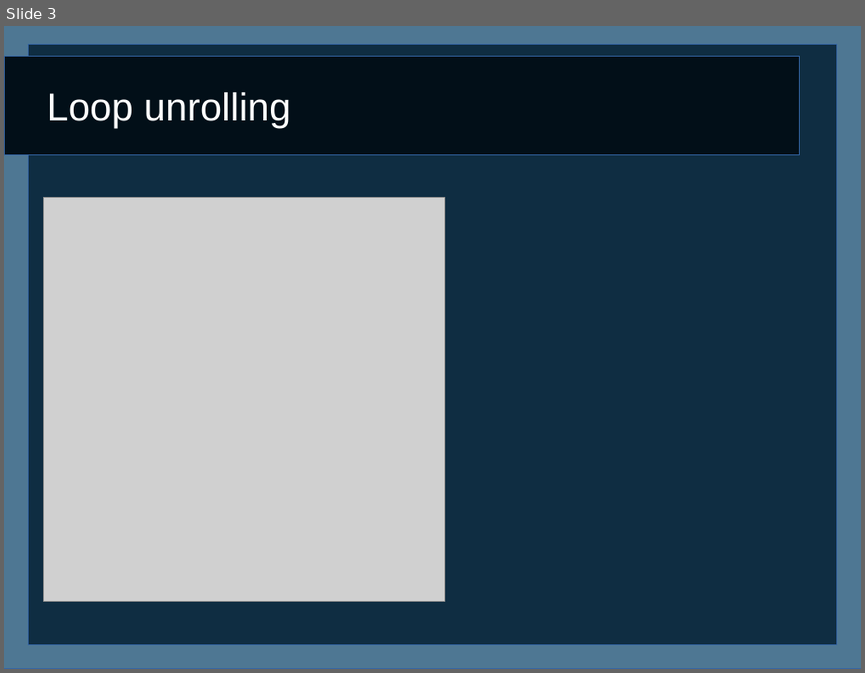
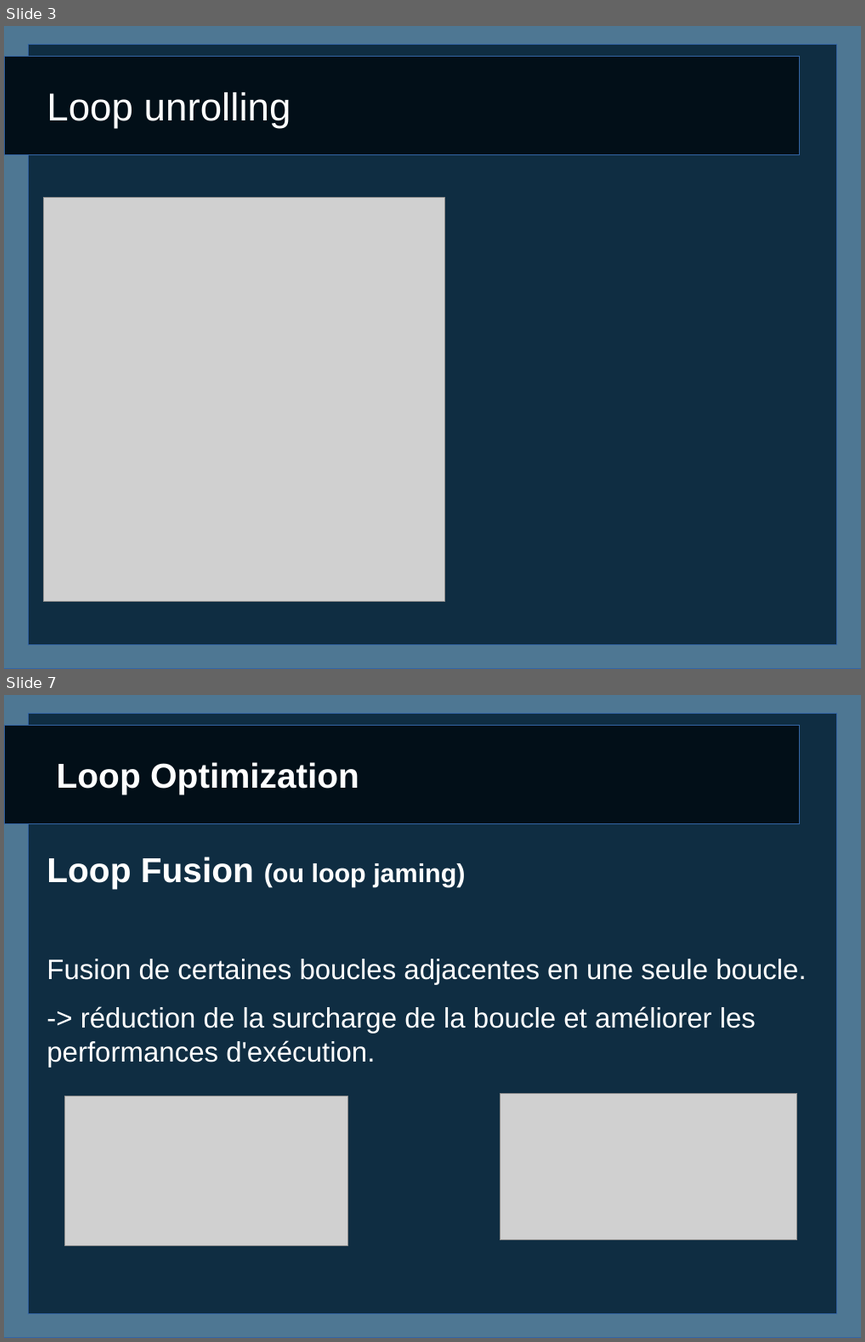
Before and after one commit to caswitch/recherche-et-doc-s4, a slide deck: Diapo3.odp. Shown one above the other, each under a label of ours: slide 3 before the commit, slides 3 and 7 after it; the slides between them are not shown. The pictures are 865x673 and 865x1342 pixels, drawn with LibreOffice and Linux fonts; fonts in the diff are those of the drawing; grey boxes stand for pictures. Boxes give left, top, right and bottom in pixels: in the first picture for what was removed or moved away, otherwise in the second. Text is boxed around its words. In the diff, an @@ line names an element or a change of style, - is before the commit and + after.

```diff
--- a/Diapo3.odp
+++ b/Diapo3.odp
@@ slide 7 added at <box>4,695,861,1338</box>, background #FFFFFF; not listed: 3 template elements that a slide beside it also shows @@
@@ title added at <box>57,762,359,794</box>, 32 pt, text #FFFFFF, bold @@
+Loop Optimization
@@ text added at <box>46,857,806,1067</box>, 26 pt, text #FFFFFF @@
+Loop Fusion (ou loop jaming)
+Fusion de certaines boucles adjacentes en une seule boucle.
+-> réduction de la surcharge de la boucle et améliorer les performances d'exécution.
@@ picture added at <box>65,1096,347,1247</box> @@
@@ picture added at <box>500,1093,798,1240</box> @@
```
Also in this commit, not shown: 1 slide changed, 3 other slides added, 1 other file.
